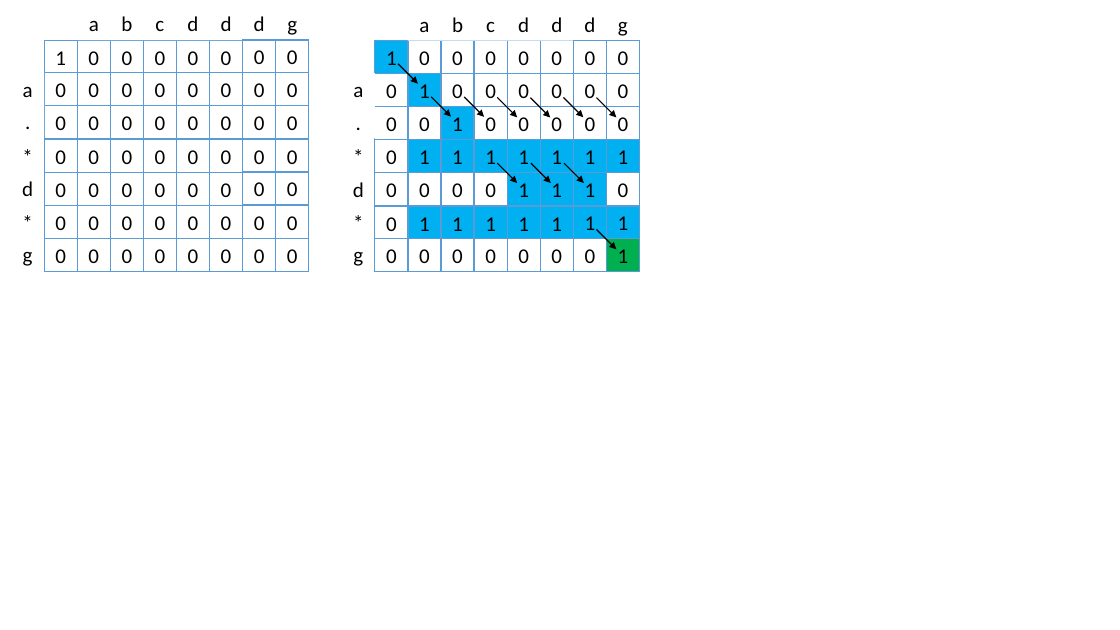
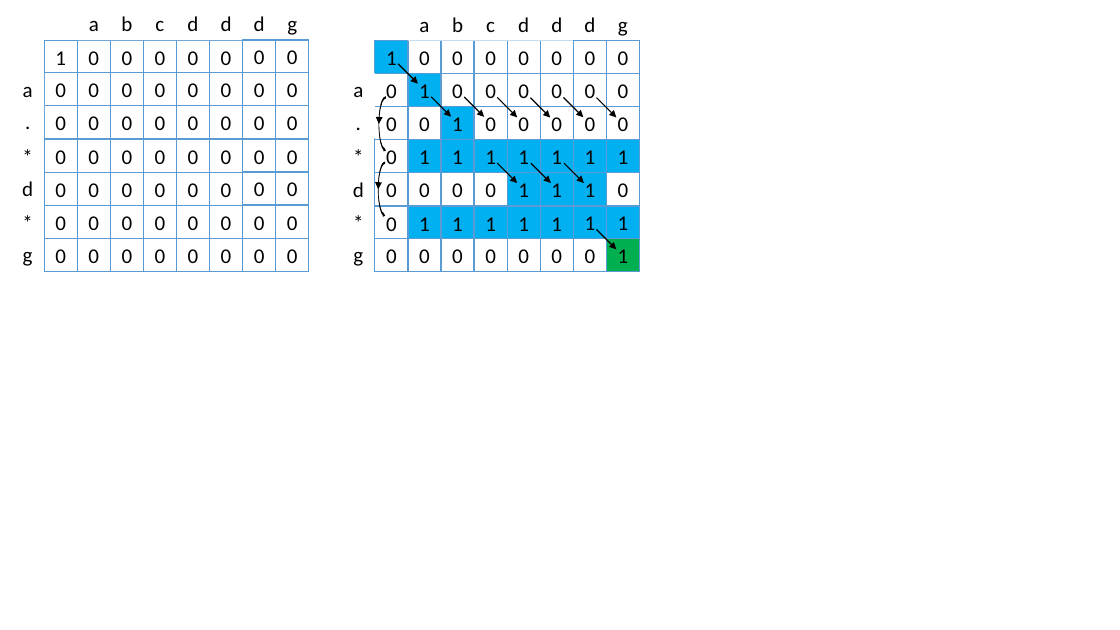
Before and after one commit to heray1990/LeetCodeInC, a slide deck: slide 1 of Resources/010_RegularExpressionMatching_DynamicProgramming.pptx. Drawn at 1120x630 pixels with LibreOffice and Linux fonts; fonts in the diff are those of the drawing. Boxes give left, top, right and bottom in pixels: in the first picture for what was removed or moved away, otherwise in the second. Text is boxed around its words. In the diff, an @@ line names an element or a change of style, - is before the commit and + after.

```diff
--- a/Resources/010_RegularExpressionMatching_DynamicProgramming.pptx
+++ b/Resources/010_RegularExpressionMatching_DynamicProgramming.pptx
@@ curved right arrow added at <box>379,97,386,152</box>, fill #000000, outline #000000 0.5 pt @@
@@ curved right arrow added at <box>378,162,385,218</box>, fill #000000, outline #000000 0.5 pt @@
```
Also in this commit, not shown: 1 other file.
